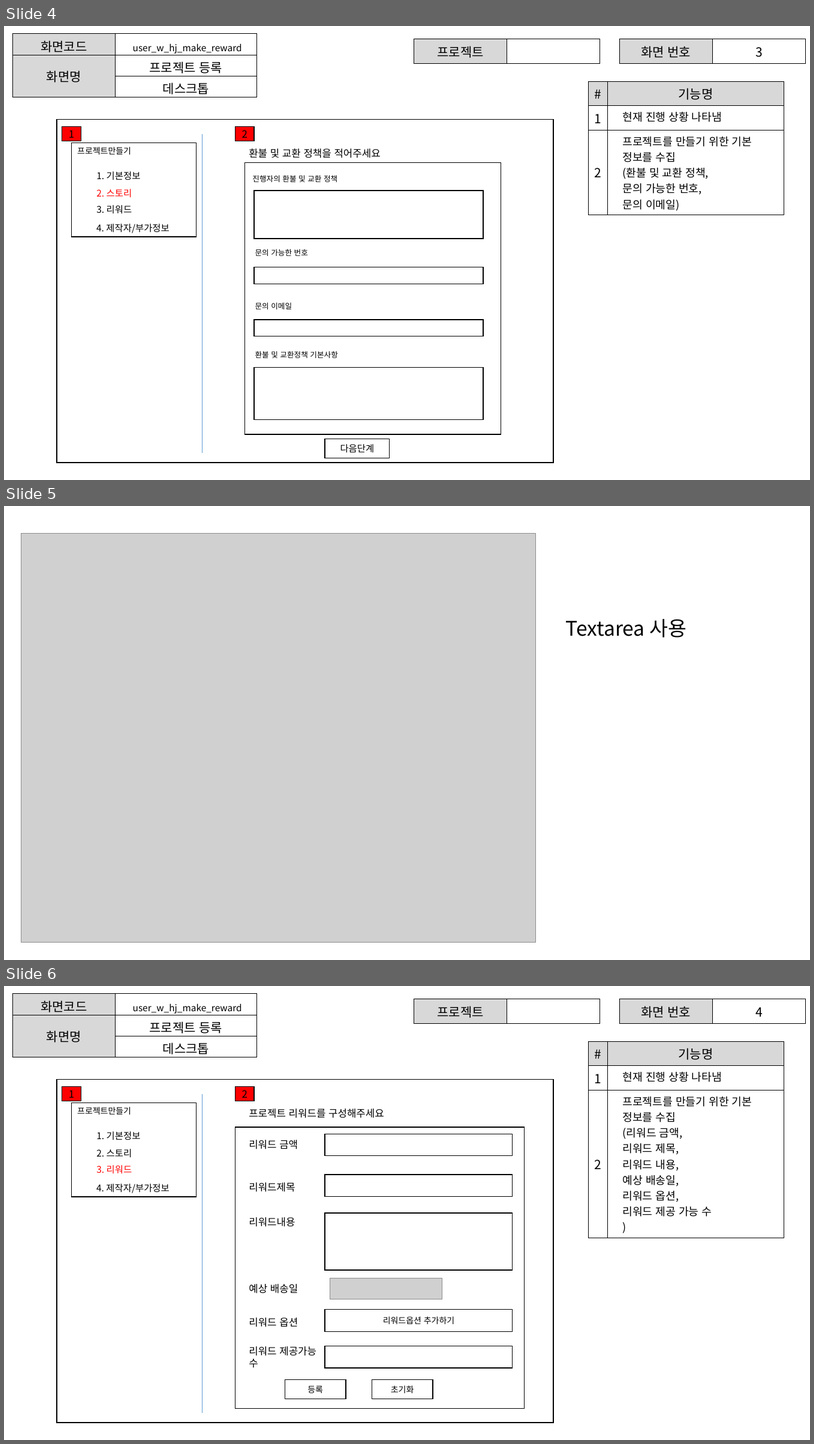
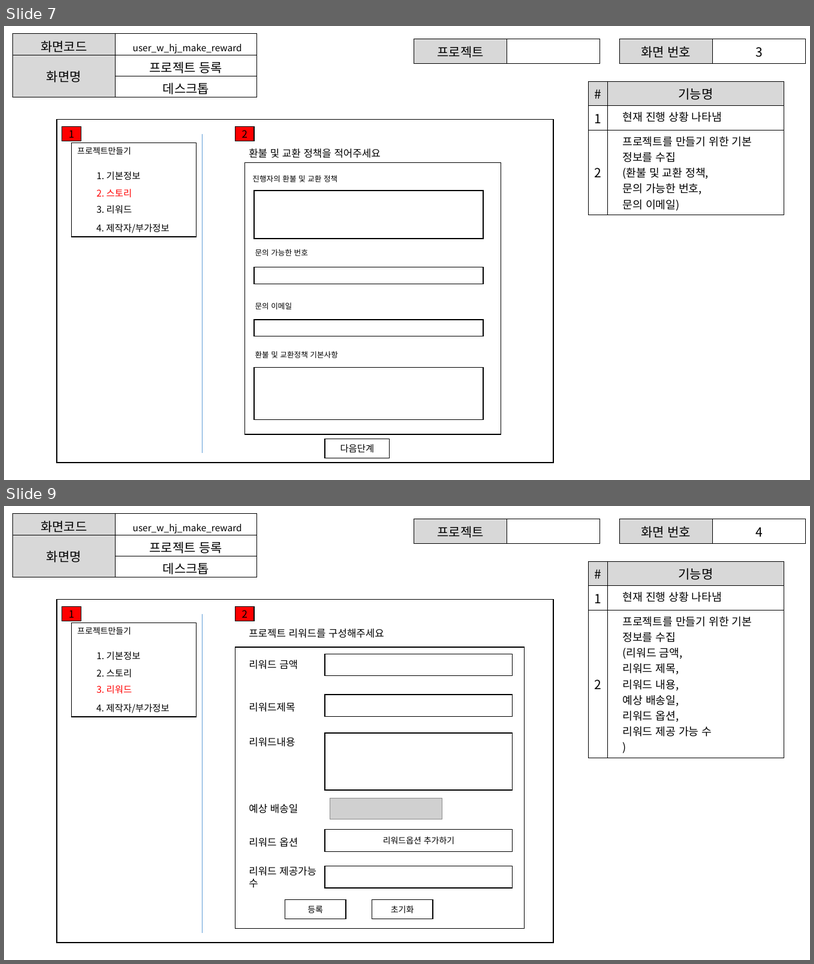
Before and after one commit to ezenteam2/EzenCrowdFunding, a slide deck: project03 화면설계서/0228 발표용 project03 - 화면 설계서 - 형준.pptx. Shown one above the other, each under a label of ours: slides 4, 5 and 6 before the commit, slides 7 and 9 after it; the slides between them are not shown. The pictures are 814x1444 and 814x964 pixels, drawn with LibreOffice and Linux fonts; fonts in the diff are those of the drawing; grey boxes stand for pictures. Boxes give left, top, right and bottom in pixels: in the first picture for what was removed or moved away, otherwise in the second. Text is boxed around its words. In the diff, an @@ line names an element or a change of style, - is before the commit and + after.

```diff
--- a/project03 화면설계서/0228 발표용 project03 - 화면 설계서 - 형준.pptx
+++ b/project03 화면설계서/0228 발표용 project03 - 화면 설계서 - 형준.pptx
@@ slide 5 removed at <box>4,506,810,960</box>, background #FFFFFF @@
@@ picture removed at <box>21,533,536,942</box> @@
@@ text removed at <box>566,619,687,637</box> @@
-Textarea 사용
@@ what was slide 4 is now slide 7 @@
@@ what was slide 6 is now slide 9 @@
```
Also in this commit, not shown: 2 slides changed, 10 slides added, 4 other slides removed, 3 other files.
